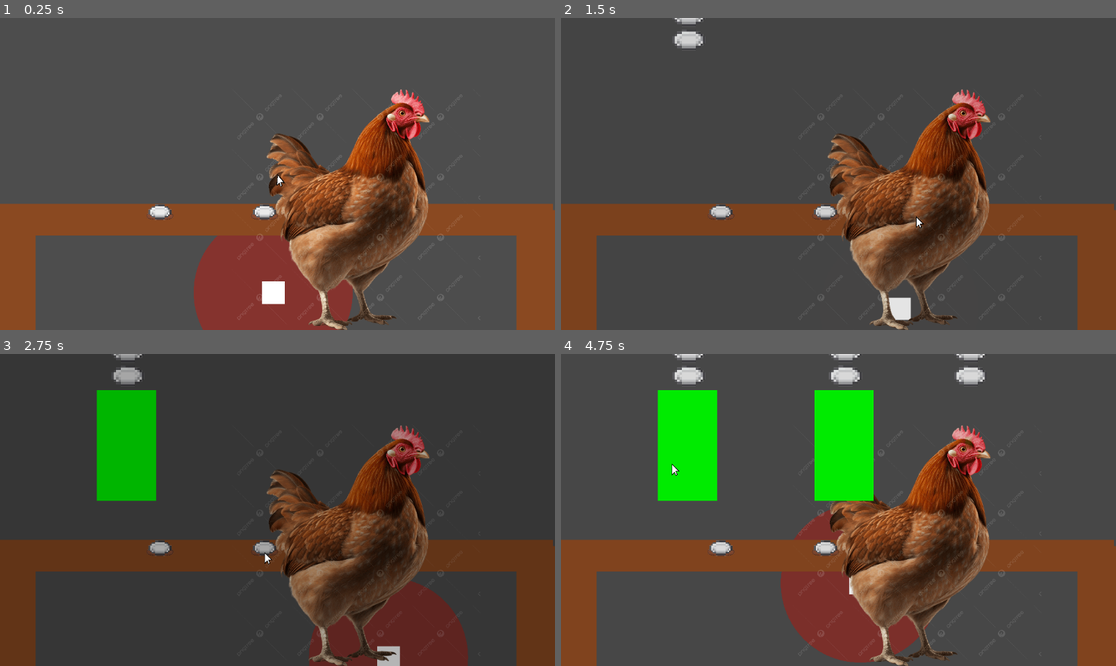
Above: before the commit, frames 1-4 (two rows, left to right).
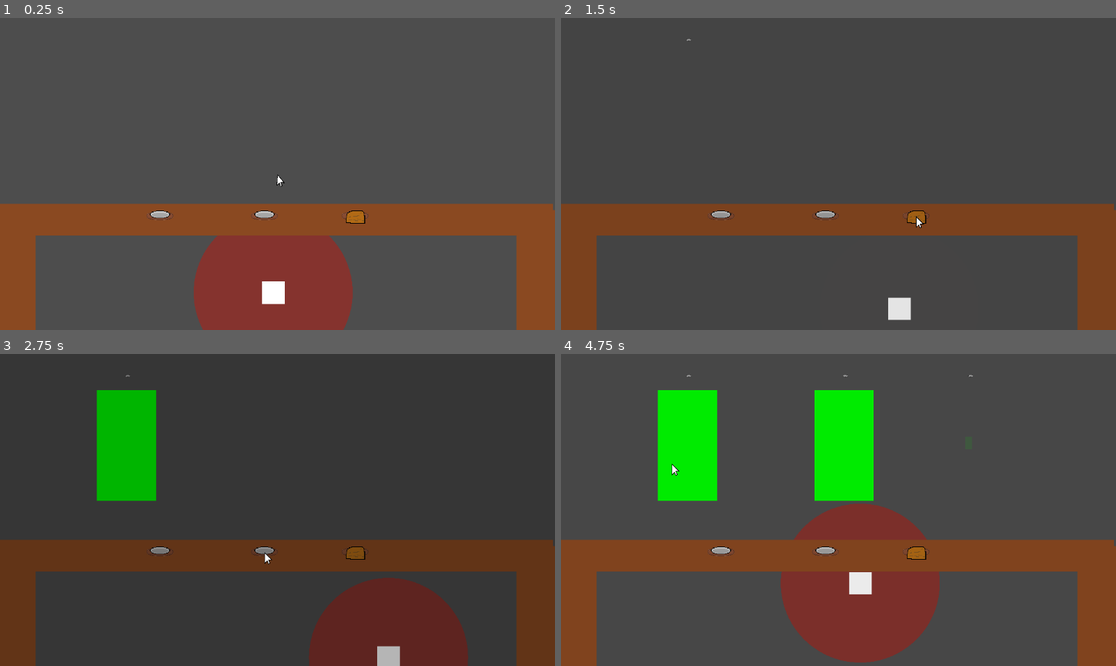
Above: after the commit, the same moments.

Repository: Someoneyeeting/Cookinggame
Game: Godot game, scene res://testscene.tscn
The game is run twice, just before and just after one commit, with the same random seed, the same clock (stepped at 60 frames per second) and the same inputs.
Inputs (mouse positions are in pixels of both pictures, inside the frame that each line leads up to):
- Up to frame 1 (0.25 s): no input
- Up to frame 2 (1.5 s): tap Enter (ui_accept) at 0.5, 0.77 s; move the mouse to (721, 214) at 0.52 s; hold D (right) 0.53-1.28 s; hold Right mouse button (rightc) 0.53-1.28 s; move the mouse to (916, 214) at 1.27 s; hold S (down) from 1.28 s (still down); click (916, 214) at 1.35 s
- Up to frame 3 (2.75 s): tap Enter (ui_accept) at 1.52 s; right-click (355, 550) at 1.55 s; move the mouse to (266, 550) at 2.02 s; release S (down) at 2.03 s; hold D (right) from 2.03 s (still down); hold Right mouse button (rightc) from 2.03 s (still down)
- Up to frame 4 (4.75 s): move the mouse to (810, 572) at 2.77 s; release D (right) at 2.78 s; release Right mouse button (rightc) at 2.78 s; hold W (up) 2.78-3.53 s; tap Shift (sprint) at 2.85 s; tap Enter (ui_accept) at 3.02, 3.77, 4.52 s; right-click (810, 572) at 3.05 s; move the mouse to (1005, 556) at 3.52 s; hold Right mouse button (rightc) 3.53-4.28 s; hold A (left) from 3.53 s (still down); move the mouse to (672, 463) at 4.27 s; click (672, 463) at 4.35 s; right-click (672, 463) at 4.55 s

The runs differ from the first frame. In frame 1, 12% of the frame differs, in the area x 26-87%, y 22-100%; in frame 2, 12%; in frame 3, 11%; in frame 4, 12%.

Commit message:
throw based on speed

Diff:
--- a/customer.gd
+++ b/customer.gd
@@ -9,16 +9,16 @@
 	z_index = 1
 	$RecipeDisplay.recp = recipe
 
-func out():
+func out(size : float):
 	$AudioStreamPlayer2D.play()
 	var tween = get_tree().create_tween()
 
 	var dir = Globals.player.global_position - global_position
 	global_rotation = sign(dir.x) * 0.1
 	dir = dir.normalized()
-	global_position -= dir * 40
+	global_position -= dir * 40 * (size / 4)
 	tween.set_ease(Tween.EASE_OUT)
-	tween.tween_property(self,"global_position",global_position - dir * 100,0.6).set_trans(Tween.TRANS_CIRC)
+	tween.tween_property(self,"global_position",global_position - dir * 100 * (size / 4),0.6).set_trans(Tween.TRANS_CIRC)
 	tween.tween_callback(queue_free)
 
 func enter_line():
--- a/customer.tscn
+++ b/customer.tscn
@@ -103,6 +103,7 @@
 
 [node name="AudioStreamPlayer2D" type="AudioStreamPlayer2D" parent="."]
 stream = ExtResource("2_r8ta2")
+volume_db = -6.365
 
 [node name="RecipeDisplay" parent="." instance=ExtResource("3_f7asb")]
 position = Vector2(3, -137)
--- a/customer_manager.gd
+++ b/customer_manager.gd
@@ -7,13 +7,6 @@
 
 var customerind = 0
 
-
-func serve_customer():
-	if(cserving.is_empty()):
-		return
-	var cus :Customer= cserving.pop_front()
-	cus.out()
-	_on_newcustomer_timeout()
 
 
 func _on_newcustomer_timeout() -> void:
--- a/foods/chicken.tres
+++ b/foods/chicken.tres
@@ -1,11 +1,11 @@
 [gd_resource type="Resource" script_class="ItemRes" load_steps=3 format=3 uid="uid://bfdiey5ohixnn"]
 
 [ext_resource type="Script" uid="uid://d21xb116fxl4j" path="res://foods/itemRes.gd" id="1_nfxot"]
-[ext_resource type="Texture2D" uid="uid://mkyyac08qs4d" path="res://pngtree-chicken-hen-png-image_14965893.png" id="2_b1rgb"]
+[ext_resource type="Texture2D" uid="uid://c5sx5ci6c1flv" path="res://chicken.png" id="2_nfxot"]
 
 [resource]
 script = ExtResource("1_nfxot")
 id = 1
-texture = ExtResource("2_b1rgb")
+texture = ExtResource("2_nfxot")
 color = Color(0.643137, 0.247059, 0.0156863, 1)
 metadata/_custom_type_script = ExtResource("1_nfxot")
--- a/plate.gd
+++ b/plate.gd
@@ -7,8 +7,10 @@
 func add_ingridiant(item):
 	if(is_empty() and (item.id != 0 and item.id != -1)):
 		return
+	if(not is_empty() and items[0].id == -1):
+		return
 	var plate :Sprite2D= PLATE.instantiate()
-	plate.position.y = $ingridiatns.get_child_count() * -40
+	plate.position.y = $ingridiatns.get_child_count() * -4.32 / scale.x
 	plate.ind = $ingridiatns.get_child_count()
 	plate.item = item
 	items.push_back(item)
@@ -35,6 +37,8 @@
 		clr.h += i.color.h / items.size()
 	return clr
 
+func get_count():
+	return items.size()
 
 func get_as_ids():
 	var ids = []
--- a/plate.tscn
+++ b/plate.tscn
@@ -7,4 +7,3 @@
 
 [node name="ingridiatns" type="Node2D" parent="."]
 z_index = 90
-scale = Vector2(0.10798, 0.10798)
--- a/player.gd
+++ b/player.gd
@@ -35,7 +35,7 @@
 	if(not plate.canthrow()):
 		return
 
-	target.out()
+	target.out(plate.get_count())
 	plate.clear()
 	Partmanager.summon("break",target.global_position)
 	draw_throw(target.global_position,plate.av_color())
--- a/podium.tscn
+++ b/podium.tscn
@@ -17,8 +17,8 @@
 texture = ExtResource("1_hqaaq")
 
 [node name="Sprite2D" type="Sprite2D" parent="."]
-position = Vector2(0, -8)
-scale = Vector2(0.208093, 0.208093)
+position = Vector2(0, -1)
+scale = Vector2(1.29529, 1.29529)
 texture = ExtResource("3_ybcbc")
 
 [node name="click" type="Area2D" parent="." groups=["podium"]]
Binary file added: chicken.png
Not shown, added: chicken.png.import
Binary file changed: plate.png
